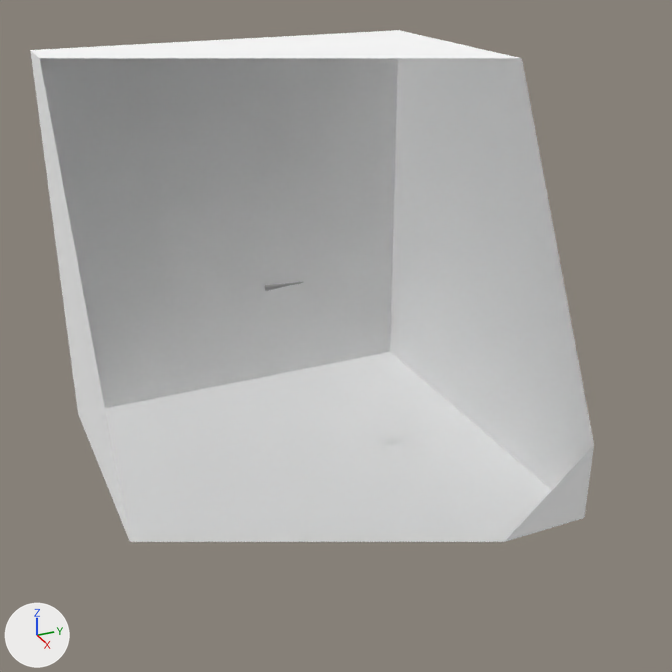
A saved change to the glTF model test/NozzleW_right.gltf.
Rendered twice from a camera (50 mm lens) standing at (115567.0, -47101.0, 48351.0) and looking at (4766.0, 2759.0, -7050.0). The axes (+X, +Y, +Z) are drawn at lower left. The lights are the same throughout. The first picture is the older version. Everything nearer to the camera than a plane just in front of the edit is cut away. Where no turn or scale is listed for an object, it has been applied to the vertices.
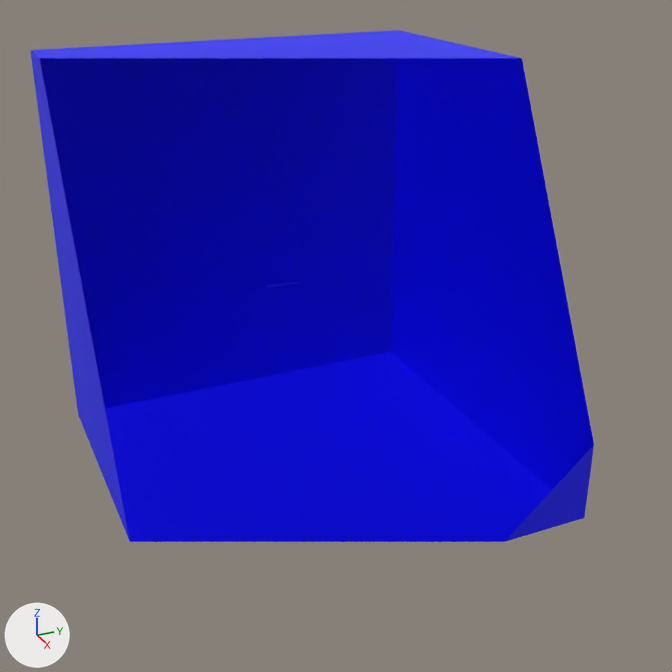
What changed in the scene script:
```text
Add mat_defaultmaterial:
    mat_defaultmaterial = bpy.data.materials.new('DefaultMaterial')
    mat_defaultmaterial.use_nodes = True; mat_defaultmaterial.node_tree.nodes.clear()
    _N = mat_defaultmaterial.node_tree.nodes; _L = mat_defaultmaterial.node_tree.links
    n0 = _N.new('ShaderNodeOutputMaterial'); n0.name = 'Material Output'
    n1 = _N.new('ShaderNodeBsdfPrincipled'); n1.name = 'Principled BSDF'
    n2 = _N.new('ShaderNodeVertexColor'); n2.name = 'Color Attribute'
    _L.new(n1.outputs[0], n0.inputs[0])  # 'BSDF' to 'Surface'
    _L.new(n2.outputs[0], n1.inputs[0])  # 'Color' to 'Base Color'
Change me_mesh0:
    used by ob_mesh0; location = (0.0, 0.0, 0.0)
    remove me_mesh0.from_pydata(...)  # 8 vertices, 12 faces; spans x -30000.0..30000.0, y -30000.0..30000.0, z -30000.0..30000.0
    add me_mesh0.from_pydata(...)  # 200 vertices, 332 faces, 42 loose edges; spans x -30000.0..30000.0, y -30000.0..30000.0, z -30000.0..30000.0
    me_mesh0 part 1: a new loose piece of 160 vertices spanning x -430.0..430.0, y -5950.0..-60.0, z -430.0..430.0, in mat_defaultmaterial
    me_mesh0 part 2: 12 faces spanning x -30000.0..30000.0, y -30000.0..30000.0, z -30000.0..30000.0 switch from mat_material_0 (white #ffffff) to mat_defaultmaterial
    other edits to the shape of me_mesh0 do not show in these pictures
Remove ob_mesh3:
    ob_mesh3 = bpy.data.objects.new('mesh3', me_mesh3)
    ob_mesh3.location = (0.0, 0.0, 0.0)
```

What differs and where, as boxes (x1, y1, x2, y2) in the pictures (672 x 672 px):
'mesh3', deleted: before (265, 282, 303, 291)
part 1 of me_mesh0, added: after (265, 282, 303, 291)
part 2 of me_mesh0, recoloured (darker): (30, 30, 594, 542) in both
